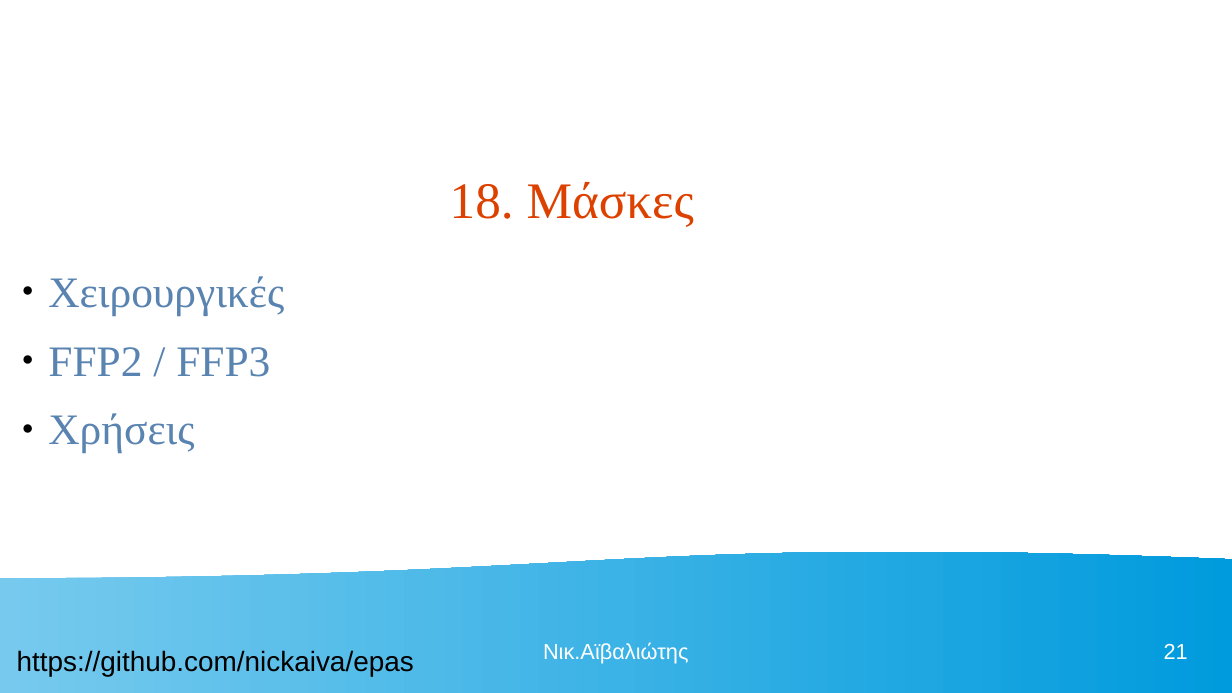
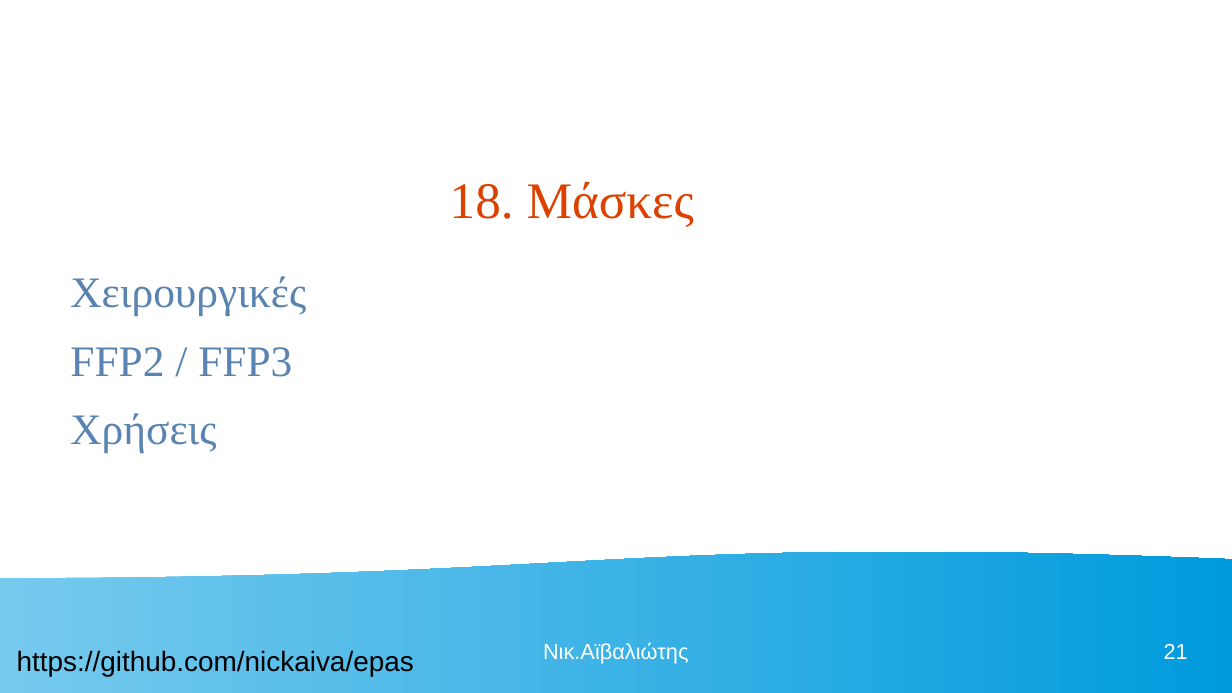
Before and after one commit to nickaiva/epas, a slide deck: slide 21 of ΠΕΡΙΒΑΛΛΟΝ ΕΡΓΑΣΙΑΣ.odp. Drawn at 1232x693 pixels with LibreOffice and Linux fonts; fonts in the diff are those of the drawing. Boxes give left, top, right and bottom in pixels: in the first picture for what was removed or moved away, otherwise in the second. Text is boxed around its words. In the diff, an @@ line names an element or a change of style, - is before the commit and + after.

```diff
--- a/ΠΕΡΙΒΑΛΛΟΝ ΕΡΓΑΣΙΑΣ.odp
+++ b/ΠΕΡΙΒΑΛΛΟΝ ΕΡΓΑΣΙΑΣ.odp
@@ text "Χειρουργικές": place and size @@
-text "Χειρουργικές" at box(48, 276, 284, 453)
+text "Χειρουργικές" at box(70, 276, 306, 453)
@@ text "Χειρουργικές" at box(70, 276, 306, 453): bullet ● to none @@
```
Also in this commit, not shown: 24 other slides changed, 1 slide added, 1 other file.
